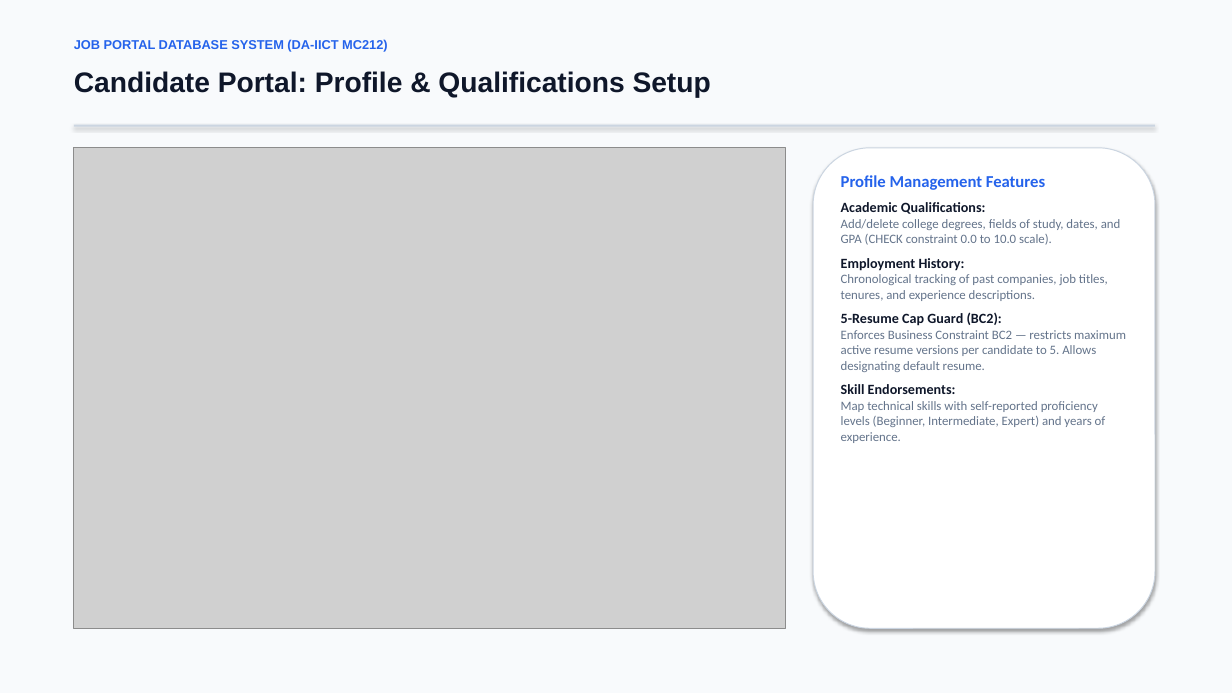
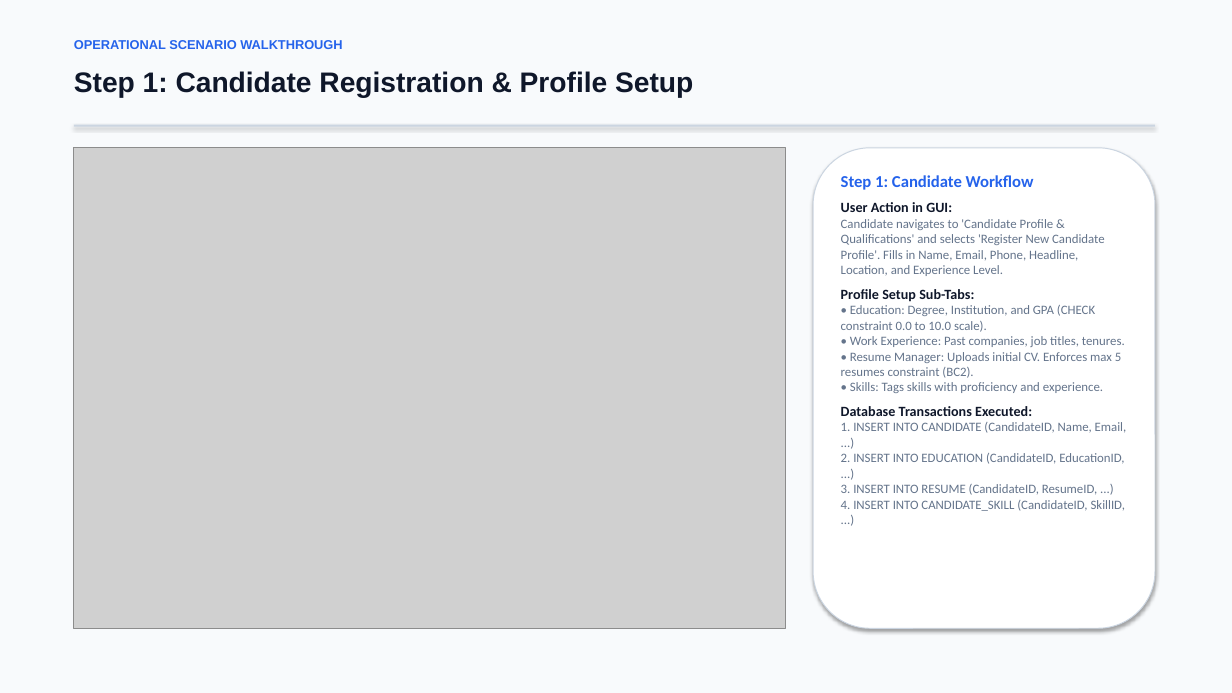
Before and after one commit to jainil0277/job-portal-dbms, a slide deck: slide 6 of docs/Team-9_202503016_Presentation.pptx. Drawn at 1232x693 pixels with LibreOffice and Linux fonts; fonts in the diff are those of the drawing; grey boxes stand for pictures. Boxes give left, top, right and bottom in pixels: in the first picture for what was removed or moved away, otherwise in the second. Text is boxed around its words. In the diff, an @@ line names an element or a change of style, - is before the commit and + after.

Commit message:
feat: add 10-minute presentation scenario walkthrough with images and database reflection

```diff
--- a/docs/Team-9_202503016_Presentation.pptx
+++ b/docs/Team-9_202503016_Presentation.pptx
@@ text at box(74, 40, 342, 49): text changed @@
-JOB PORTAL DATABASE SYSTEM (DA-IICT MC212)
+OPERATIONAL SCENARIO WALKTHROUGH
@@ text at box(74, 71, 693, 98): text changed @@
-Candidate Portal: Profile & Qualifications Setup
+Step 1: Candidate Registration & Profile Setup
@@ text at box(841, 175, 1127, 511): text changed @@
-Profile Management Features
-Academic Qualifications:
-Add/delete college degrees, fields of study, dates, and GPA (CHECK constraint 0.0 to 10.0 scale).
-Employment History:
-Chronological tracking of past companies, job titles, tenures, and experience descriptions.
-5-Resume Cap Guard (BC2):
-Enforces Business Constraint BC2 — restricts maximum active resume versions per candidate to 5. Allows designating default resume.
-Skill Endorsements:
-Map technical skills with self-reported proficiency levels (Beginner, Intermediate, Expert) and years of experience.
+Step 1: Candidate Workflow
+User Action in GUI:
+Candidate navigates to 'Candidate Profile & Qualifications' and selects 'Register New Candidate Profile'. Fills in Name, Email, Phone, Headline, Location, and Experience Level.
+Profile Setup Sub-Tabs:
+• Education: Degree, Institution, and GPA (CHECK constraint 0.0 to 10.0 scale).
+• Work Experience: Past companies, job titles, tenures.
+• Resume Manager: Uploads initial CV. Enforces max 5 resumes constraint (BC2).
+• Skills: Tags skills with proficiency and experience.
+Database Transactions Executed:
+1. INSERT INTO CANDIDATE (CandidateID, Name, Email, ...)
+2. INSERT INTO EDUCATION (CandidateID, EducationID, ...)
+3. INSERT INTO RESUME (CandidateID, ResumeID, ...)
+4. INSERT INTO CANDIDATE_SKILL (CandidateID, SkillID, ...)
```
Also in this commit, not shown: 7 other slides changed, 5 slides added, 1 slide removed, 4 other files.
